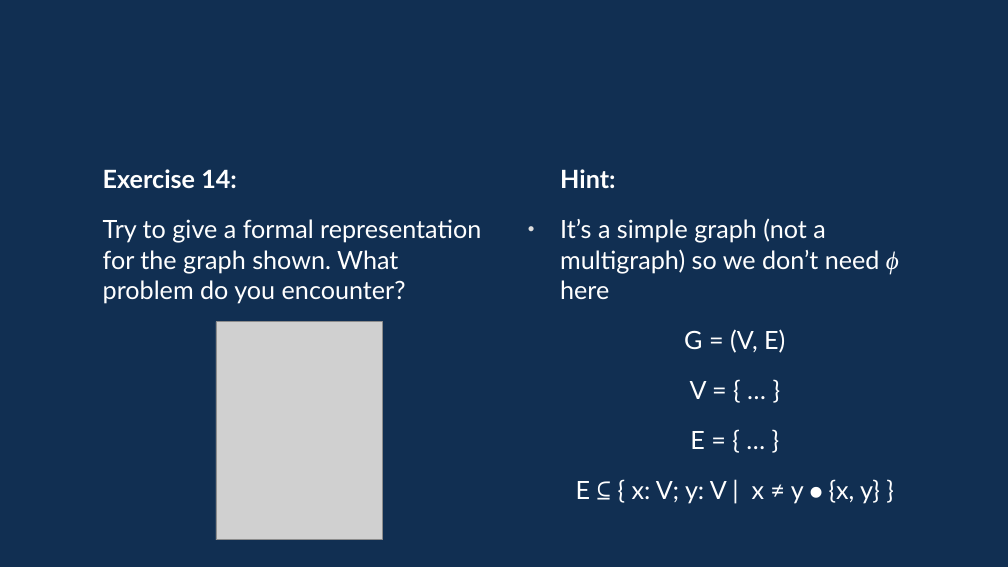
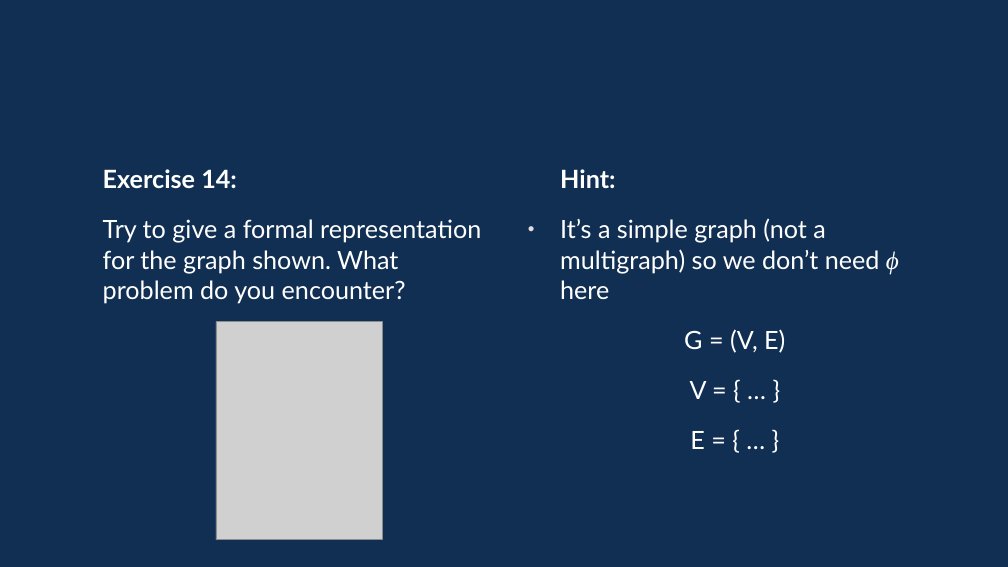
Before and after one commit to davidgundry/maths22-23, a slide deck: slide 59 of slides/maths-9-graph-theory.odp (slide 60 before the commit). Drawn at 1008x567 pixels with LibreOffice and Linux fonts; fonts in the diff are those of the drawing; grey boxes stand for pictures. Boxes give left, top, right and bottom in pixels: in the first picture for what was removed or moved away, otherwise in the second. Text is boxed around its words. In the diff, an @@ line names an element or a change of style, - is before the commit and + after.

```diff
--- a/slides/maths-9-graph-theory.odp
+++ b/slides/maths-9-graph-theory.odp
@@ text at box(576, 479, 880, 503): paragraph removed @@
-E ⊆ { x: V; y: V | x ≠ y ⦁ {x, y} }
```
Also in this commit, not shown: 2 other slides changed, 1 slide removed, 19 other files.
